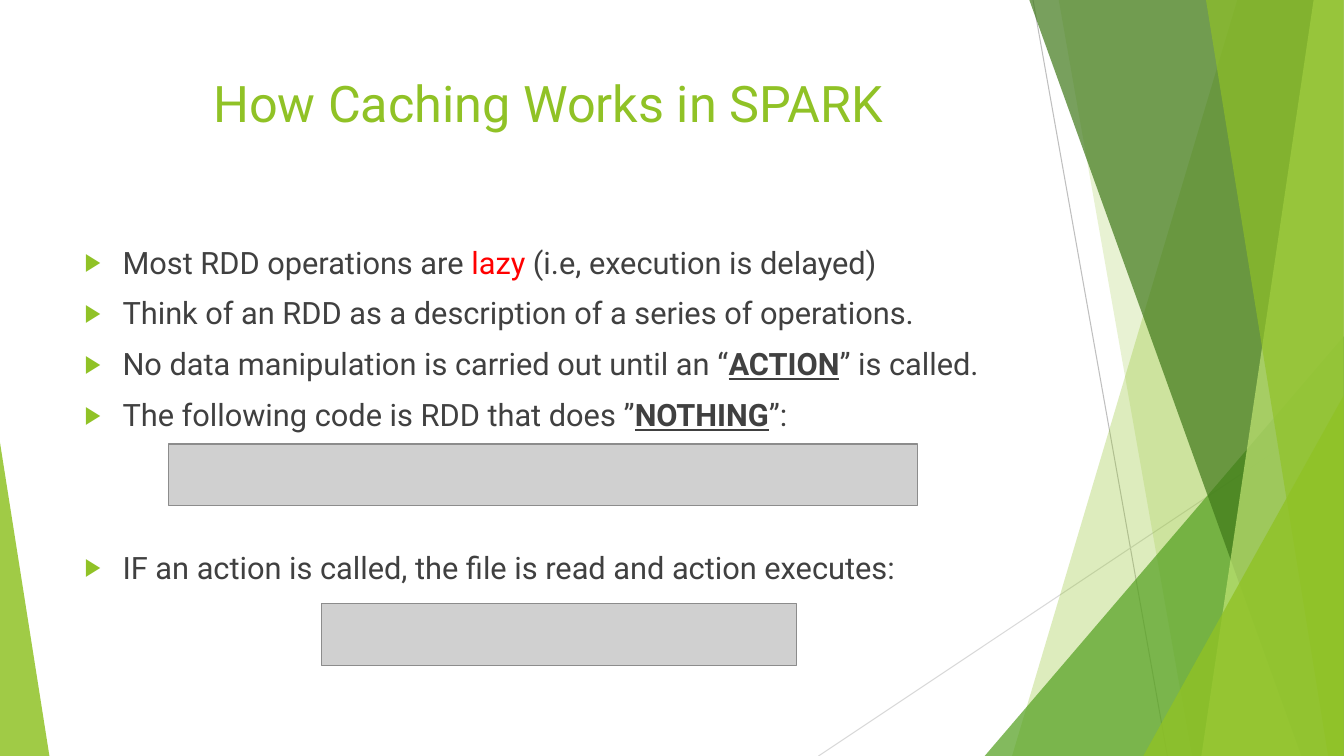
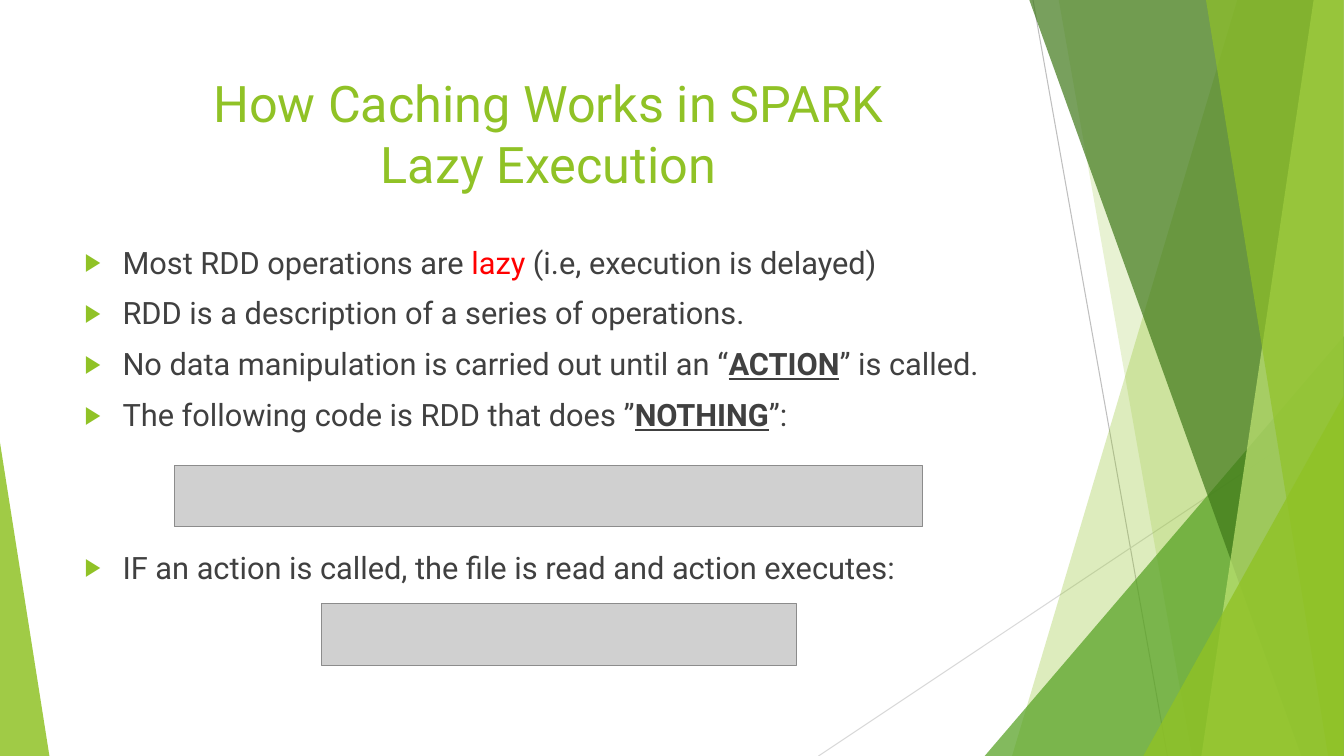
Before and after one commit to ahmedcs/COMP6611B, a slide deck: slide 6 of COMP6611B-Final-Presentation.pptx. Drawn at 1344x756 pixels with LibreOffice and Linux fonts; fonts in the diff are those of the drawing; grey boxes stand for pictures. Boxes give left, top, right and bottom in pixels: in the first picture for what was removed or moved away, otherwise in the second. Text is boxed around its words. In the diff, an @@ line names an element or a change of style, - is before the commit and + after.

```diff
--- a/COMP6611B-Final-Presentation.pptx
+++ b/COMP6611B-Final-Presentation.pptx
@@ title at box(213, 84, 883, 194): text changed @@
-How Caching Works in SPARK
+How Caching Works in SPARK
+Lazy Execution
@@ text at box(123, 300, 745, 331): text changed @@
-▶ Think of an RDD as a description of a series of operations.
+▶ RDD is a description of a series of operations.
@@ picture: place and size @@
-picture at box(168, 445, 918, 506)
+picture at box(174, 466, 924, 527)
```
Also in this commit, not shown: 7 other slides changed.
